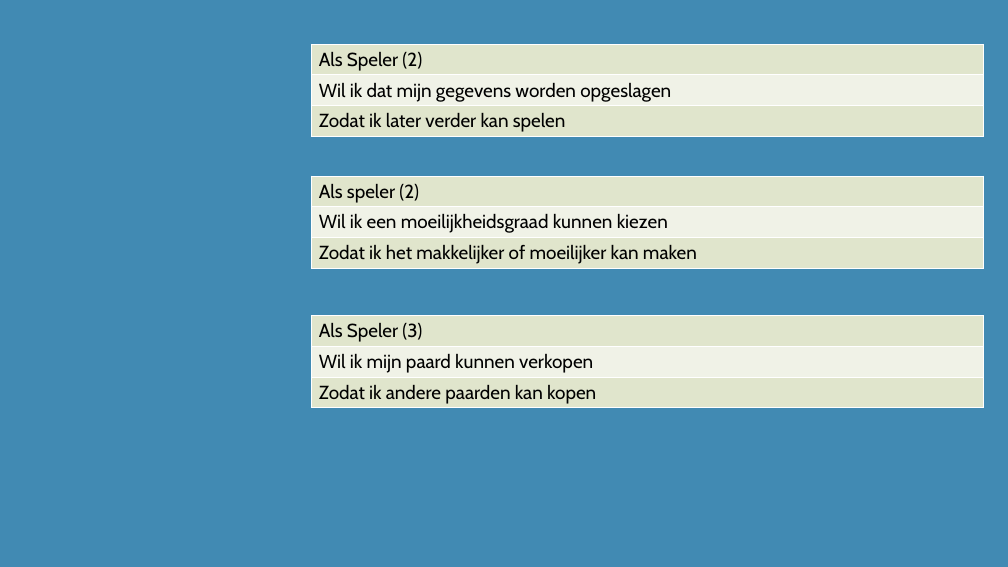
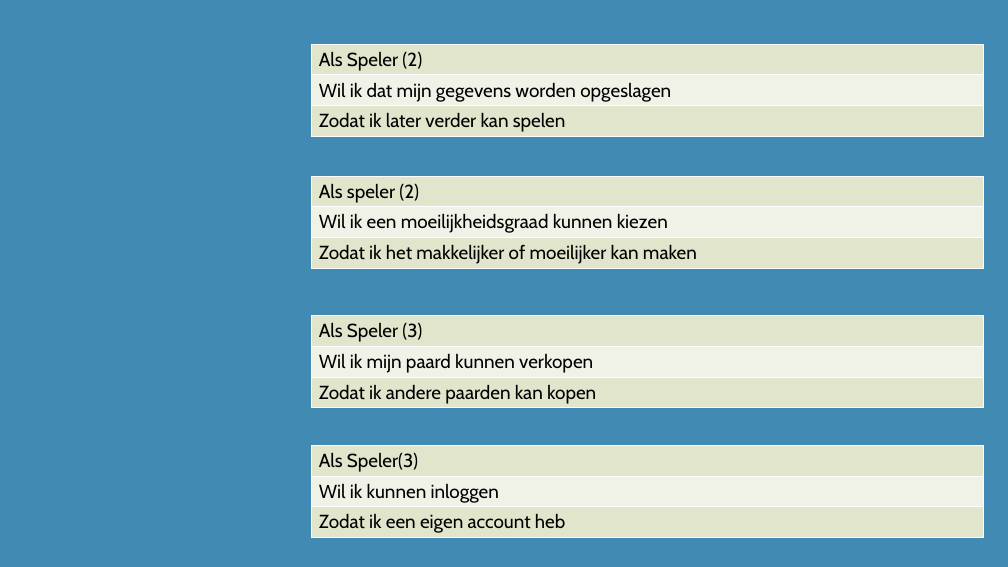
Before and after one commit to DiangeloHaaze/paardenrace, a slide deck: slide 31 of UserStories.pptx. Drawn at 1008x567 pixels with LibreOffice and Linux fonts; fonts in the diff are those of the drawing. Boxes give left, top, right and bottom in pixels: in the first picture for what was removed or moved away, otherwise in the second. Text is boxed around its words. In the diff, an @@ line names an element or a change of style, - is before the commit and + after.

```diff
--- a/UserStories.pptx
+++ b/UserStories.pptx
@@ table added at (312, 445, 984, 538), 3 rows, 1 columns @@
+Als Speler(3)
+Wil ik kunnen inloggen
+Zodat ik een eigen account heb
```
Also in this commit, not shown: 5 slides added, 1 other file.
